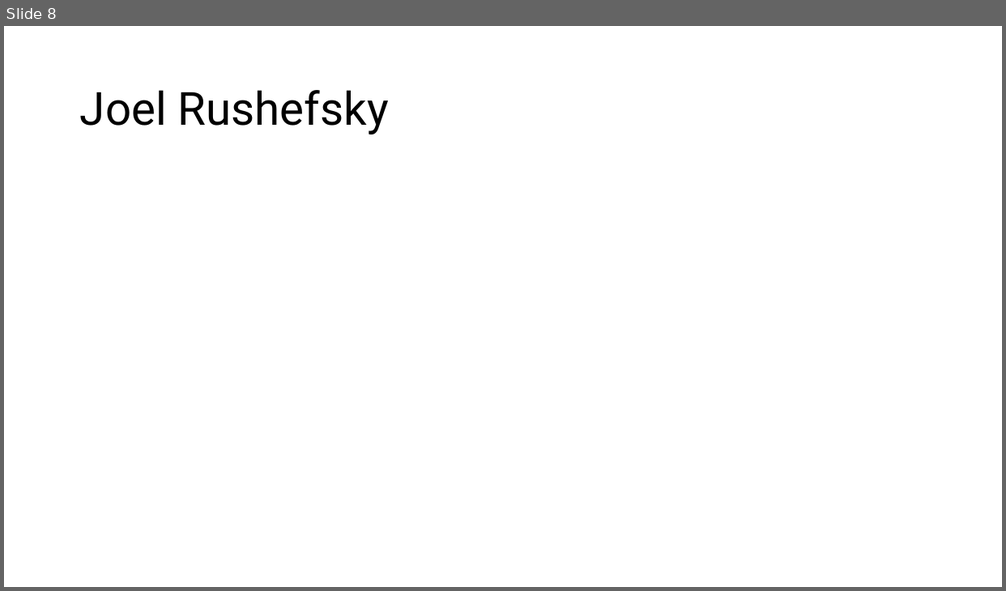
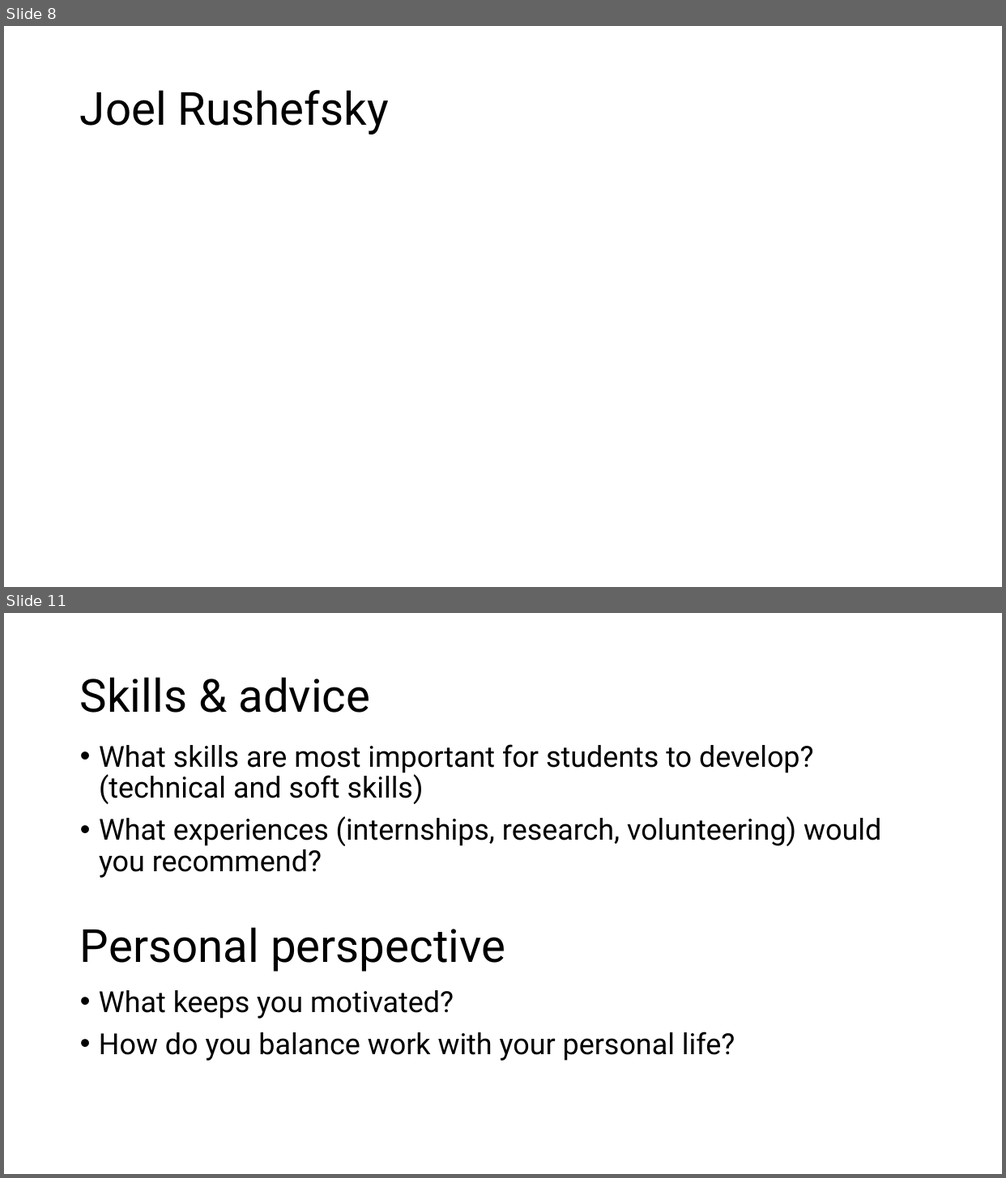
Before and after one commit to mjhemmerlein/MtBlueSky-Workshop-2026, a slide deck: Workshop-Sessions/Paths-to-Science/Paths-to-Science.pptx. Shown one above the other, each under a label of ours: slide 8 before the commit, slides 8 and 11 after it; the slides between them are not shown. The pictures are 1006x591 and 1006x1178 pixels, drawn with LibreOffice and Linux fonts; fonts in the diff are those of the drawing. Boxes give left, top, right and bottom in pixels: in the first picture for what was removed or moved away, otherwise in the second. Text is boxed around its words. In the diff, an @@ line names an element or a change of style, - is before the commit and + after.

```diff
--- a/Workshop-Sessions/Paths-to-Science/Paths-to-Science.pptx
+++ b/Workshop-Sessions/Paths-to-Science/Paths-to-Science.pptx
@@ slide 11 added at (4,613,1002,1174), background #FFFFFF @@
@@ title added at (80,677,370,713), 44 pt, text #000000 @@
+Skills & advice
@@ text added at (99,744,881,878), 28 pt, text #000000 @@
+• What skills are most important for students to develop? (technical and soft skills)
+• What experiences (internships, research, volunteering) would you recommend?
@@ text added at (80,927,505,972), 44 pt, text #000000 @@
+Personal perspective
@@ text added at (99,990,735,1061), 28 pt, text #000000 @@
+• What keeps you motivated?
+• How do you balance work with your personal life?
```
Also in this commit, not shown: 2 slides changed, 1 other slide added, 1 slide removed.
